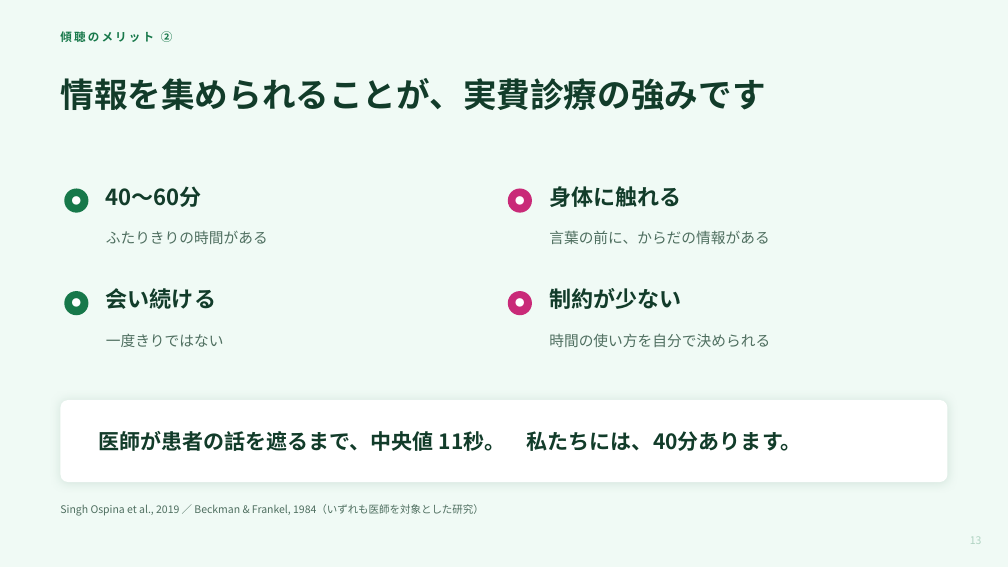
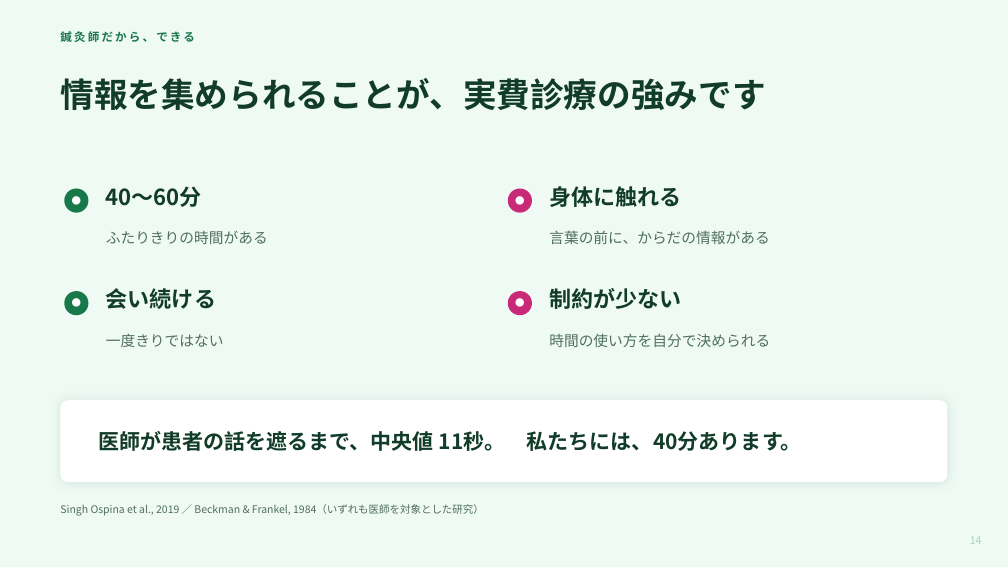
Before and after one commit to mananyon/manayonekura, a slide deck: slide 14 of docs/slides/20261016APNET/APNET本番版.pptx (slide 13 before the commit). Drawn at 1008x567 pixels with LibreOffice and Linux fonts; fonts in the diff are those of the drawing. Boxes give left, top, right and bottom in pixels: in the first picture for what was removed or moved away, otherwise in the second. Text is boxed around its words. In the diff, an @@ line names an element or a change of style, - is before the commit and + after.

```diff
--- a/docs/slides/20261016APNET/APNET本番版.pptx
+++ b/docs/slides/20261016APNET/APNET本番版.pptx
@@ text at bbox=[60, 31, 194, 42]: text changed @@
-傾聴のメリット ②
+鍼灸師だから、できる
@@ text at bbox=[970, 536, 982, 544]: text changed @@
-13
+14
```
Also in this commit, not shown: 49 other slides changed, 2 slides added, 2 other files.
